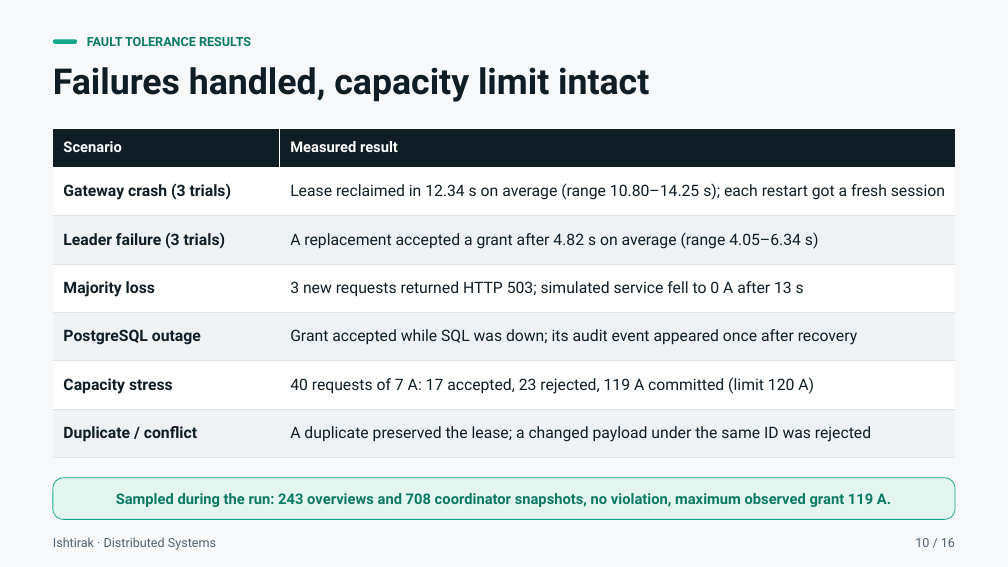
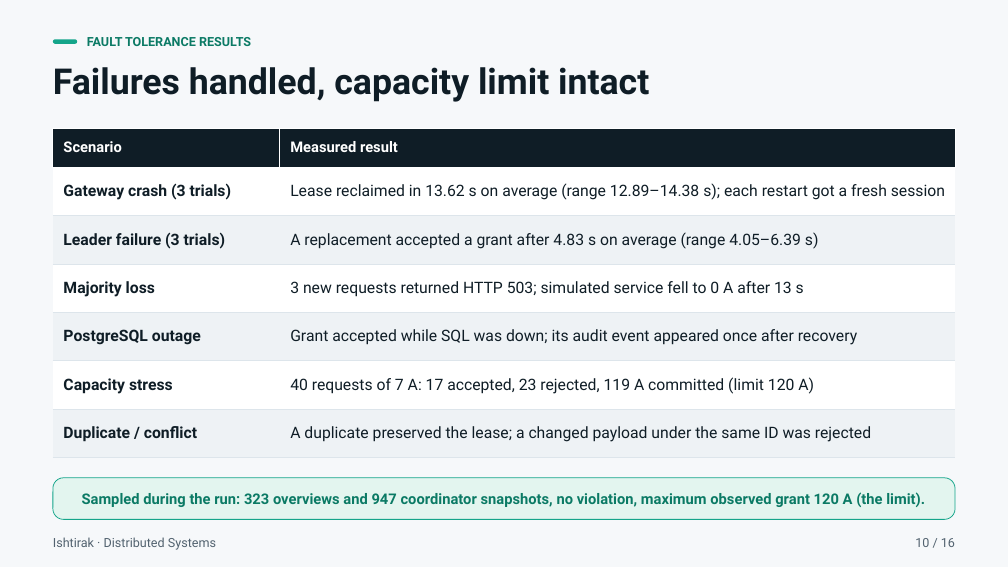
Before and after one commit to Roy-r2004/Ishtirak, a slide deck: slide 10 of docs/Ishtirak_Presentation.pptx. Drawn at 1008x567 pixels with LibreOffice and Linux fonts; fonts in the diff are those of the drawing. Boxes give left, top, right and bottom in pixels: in the first picture for what was removed or moved away, otherwise in the second. Text is boxed around its words. In the diff, an @@ line names an element or a change of style, - is before the commit and + after.

```diff
--- a/docs/Ishtirak_Presentation.pptx
+++ b/docs/Ishtirak_Presentation.pptx
@@ table at (53,129,955,457) @@
-row 2, column 2: Lease reclaimed in 12.34 s on average (range 10.80–14.25 s); each restart got a fresh session
+row 2, column 2: Lease reclaimed in 13.62 s on average (range 12.89–14.38 s); each restart got a fresh session
-row 3, column 2: A replacement accepted a grant after 4.82 s on average (range 4.05–6.34 s)
+row 3, column 2: A replacement accepted a grant after 4.83 s on average (range 4.05–6.39 s)
@@ text in rounded rectangle at (82,492,925,507): text changed @@
-Sampled during the run: 243 overviews and 708 coordinator snapshots, no violation, maximum observed grant 119 A.
+Sampled during the run: 323 overviews and 947 coordinator snapshots, no violation, maximum observed grant 120 A (the limit).
```
Also in this commit, not shown: 6 other slides changed, 23 other files.
